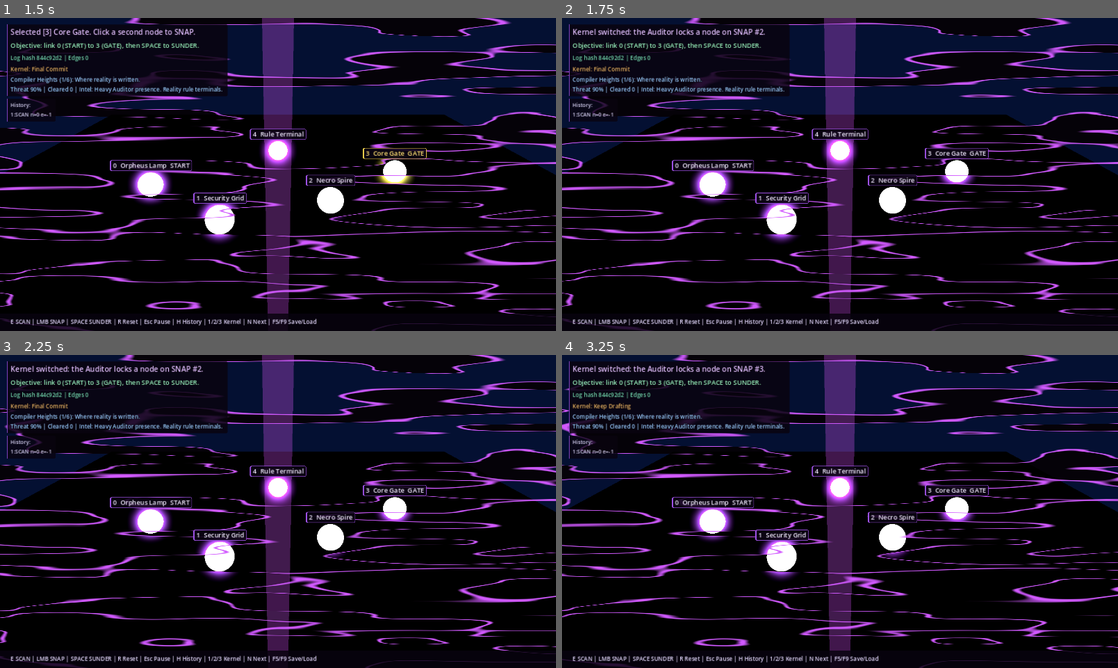
Above: before the commit, frames 1-4 (two rows, left to right).
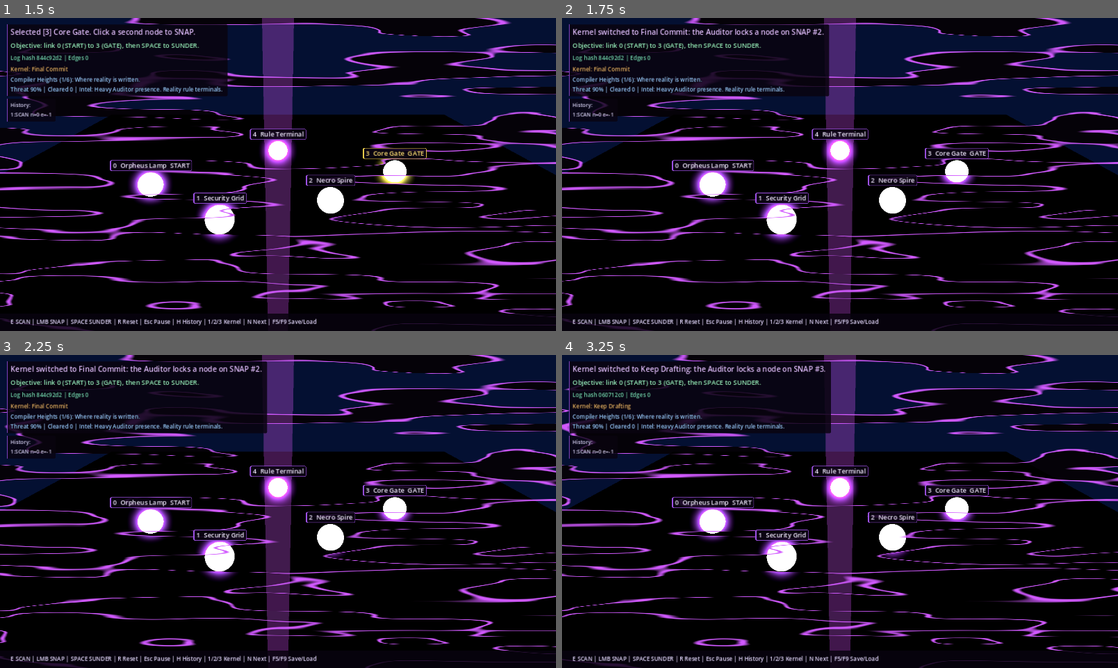
Above: after the commit, the same moments.

Repository: beyond-repair/Project-Cold-Boot
Game: Godot game, scene res://scenes/main_menu/MainMenu.tscn
Same seed, same stepped clock (60 frames per second), same inputs: the game is played once before the commit and once after it.
Inputs (mouse positions are in pixels of both pictures, inside the frame that each line leads up to):
- Up to frame 1 (1.5 s): click "ENTER THE MANUSCRIPT" at 0.5 s; tap E (scan) at 1.25 s; move the mouse to (400, 158) at 1.27 s; hold E (scan) from 1.28 s (still down); click (400, 158) at 1.42 s
- Up to frame 2 (1.75 s): keep holding E (scan); tap 1 at 1.55 s
- Up to frame 3 (2.25 s): move the mouse to (166, 527) at 2.02 s; release E (scan) at 2.03 s; tap 1 at 2.1 s; click (166, 527) at 2.17 s
- Up to frame 4 (3.25 s): tap 2 at 2.3, 2.85 s; move the mouse to (895, 442) at 2.77 s; click (895, 442) at 2.92 s; tap 3 at 3.05 s

Frame 1 is identical in both runs. In frame 2, 1.8% of the frame differs, in the area x 12-49%, y 2-26%; in frame 3, 1.8%; in frame 4, 2.0%, in the area x 6-49%, y 2-26%.

Commit message:
Fix kernel message, stale hash on kernel switch, pause gating, F9 SNAP count
- Kernel switch names the kernel and the SNAP that will actually lock in this
  district (threshold or next SNAP), or says the Auditor already locked.
- Kernel switch refreshes the log hash (the kernel is part of it), so F5/F9
  round-trips show the same hash.
- 1/2/3 and N are ignored while paused.
- F5 saves snap_count; F9 restores it, so the Auditor's timing survives a
  Null Walker edge removal across save/load.
- play_driver: kernel checks (1/2/3, promised lock, selection clear, F5/F9,
  pause gating, R keeps kernel, Force Revert in district 5 across F9).
  315/315 headless, Forward+ (lavapipe) and GL compatibility.

Diff:
--- a/godot/scripts/vertical_slice/VerticalSlice.gd
+++ b/godot/scripts/vertical_slice/VerticalSlice.gd
@@ -73,7 +73,7 @@
 	GameState.validation_failed.connect(func(r): _update_ui("Reject: %s" % r))
 	GameState.demo_won.connect(_on_win)
 	GameState.room_changed.connect(_on_room_changed)
-	GameState.kernel_changed.connect(func(_n): _update_kernel_ui(); _clear_selection(); _update_ui("Kernel switched: the Auditor locks a node on SNAP #%d." % (GameState.get_auditor_lock_threshold() + 1)))
+	GameState.kernel_changed.connect(_on_kernel_changed)
 	GameState.null_walker_stirred.connect(func(m): _update_ui(m))
 	GameState.rollback_tick.connect(_on_rollback_tick)
 	win_panel.visible = false
@@ -179,6 +179,9 @@
 		get_tree().paused = paused
 		return
 	if event is InputEventKey and event.pressed:
+		# Pause gates the gameplay keys too (kernel, next district).
+		if paused and event.keycode in [KEY_1, KEY_2, KEY_3, KEY_N]:
+			return
 		match event.keycode:
 			KEY_H:
 				show_history = not show_history
@@ -236,7 +239,7 @@
 		_try_select_node(event.position)
 
 func _save_run() -> void:
-	var data := {"current_room": GameState.current_room, "curre …(388 unchanged characters)… lker_fired": GameState.null_walker_fired}
+	var data := {"current_room": GameState.current_room, "curre …(388 unchanged characters)… lker_fired": GameState.null_walker_fired, "snap_count": GameState.snap_count}
 	for n in GameState.nodes:
 		if n.locked: data.nodes_locked.append(n.id)
 	var file := FileAccess.open(SAVE_PATH, FileAccess.WRITE)
@@ -280,7 +283,9 @@
 	GameState.room_step = maxi(int(data.get("room_step", max_step)), max_step)
 	GameState.frame_id = maxi(int(data.get("frame_id", GameState.room_step)), GameState.room_step)
 	GameState.null_walker_fired = bool(data.get("null_walker_fired", false))
-	GameState.snap_count = edges.size()
+	# The Auditor's lock threshold counts SNAPs, not edges (the Null Walker
+	# removes an edge but not the SNAP).
+	GameState.snap_count = maxi(int(data.get("snap_count", edges.size())), edges.size())
 	GameState.last_path_nodes = []
 	for id in data.get("last_path", []):
 		GameState.last_path_nodes.append(int(id))
@@ -409,6 +414,22 @@
 ## but edges it already has stay and still count for the 0 → 3 path.
 func _lock_text(id: int) -> String:
 	return "AUDITOR locked node %d: no new SNAPs to it (its links still count)." % id
+
+## Kernels only move the Auditor's lock (one per district) and its target.
+func _on_kernel_changed(kernel_name: String) -> void:
+	_update_kernel_ui()
+	_clear_selection()
+	# The kernel is part of the log hash: refresh it so the HUD (and F5 / F9)
+	# shows the hash of the state on screen.
+	GameState.refresh_hash()
+	_update_hash_ui()
+	if GameState.gate_is_open:
+		_update_ui("Kernel switched to %s." % kernel_name)
+	elif GameState.auditor_active:
+		_update_ui("Kernel switched to %s: the Auditor has already locked a node here." % kernel_name)
+	else:
+		var n := maxi(GameState.get_auditor_lock_threshold(), GameState.snap_count) + 1
+		_update_ui("Kernel switched to %s: the Auditor locks a node on SNAP #%d." % [kernel_name, n])
 
 func _on_auditor() -> void:
 	auditor_mesh.visible = true
--- a/godot/tools/play_driver.gd
+++ b/godot/tools/play_driver.gd
@@ -10,6 +10,9 @@
 ## steps in order per district, the HUD backing, translucent capsules kept off
 ## the board, spheres over the seam, beams clear of other spheres, tags off
 ## beams, and nothing over the PAUSED panel.
+## Kernel pass adds keys 1 / 2 / 3: status, HUD line, selection clearing, the
+## promised Auditor lock, F5/F9 of the kernel, pause gating, and district 1
+## clearing under each kernel (plus Force Revert in district 5 across F9).
 ## Run windowed (screenshots) or headless:
 ##   godot --path godot -s res://tools/play_driver.gd -- [--shots=/tmp/dir]
 ## Exit 0 = every check passed.
@@ -254,6 +257,129 @@
 	ok(status().begins_with("Path incomplete.") and not gs.gate_is_open, "%s: broken path reads 'Path incomplete.'" % label)
 	await clear_room([0, 5, 3], label + " reroute via 5")
 
+## Keys 1 / 2 / 3 call GameState.set_kernel. A kernel changes only when the
+## Auditor locks (get_auditor_lock_threshold: it locks on SNAP #2 / #3 / #4,
+## one SNAP earlier at threat >= 85%, never before #2) and how it scores the
+## target; the kernel is also mixed into the log hash. Compiler Heights
+## (threat 90%): Final Commit #2, Force Revert #2, Keep Drafting #3.
+const KERNELS := [[KEY_1, 0, "Final Commit"], [KEY_2, 1, "Force Revert"], [KEY_3, 2, "Keep Drafting"]]
+const D1_LOCK_SNAP := {0: 2, 1: 2, 2: 3}
+
+func press_kernel(k: Array, label: String) -> void:
+	await key(k[0])
+	ok(gs.current_kernel == k[1] and gs.get_kernel_name() == k[2], "%s: key %d sets kernel %s (got %s)" % [label, k[1] + 1, k[2], gs.get_kernel_name()])
+	ok(vs.kernel_label.text == "Kernel: %s" % k[2], "%s: HUD kernel line reads 'Kernel: %s' ('%s')" % [label, k[2], vs.kernel_label.text])
+
+## The SNAP number the kernel message promises, or -1.
+func promised_snap() -> int:
+	var m := RegEx.create_from_string("locks a node on SNAP #(\\d+)").search(status())
+	return int(m.get_string(1)) if m else -1
+
+func sphere_amber(id: int) -> bool:
+	for c in vs.node_container.get_children():
+		if c.is_queued_for_deletion() or c.position.distance_to(vs.vis_pos(id)) > 0.01:
+			continue
+		var mat: StandardMaterial3D = c.material_override
+		return mat.emission_enabled and mat.emission.is_equal_approx(Color(1.0, 0.85, 0.3))
+	return false
+
+## Clear the current district with a direct 0 -> 3 SNAP, then N.
+func quick_clear(label: String) -> void:
+	if not gs.scanned:
+		await key(KEY_E)
+	await snap_pair(0, 3, label)
+	await key(KEY_SPACE)
+	ok(gs.gate_is_open, "%s: direct 0 → 3 clears under %s" % [label, gs.get_kernel_name()])
+	await key(KEY_N)
+
+func kernel_checks() -> void:
+	print("--- kernel switch (1 / 2 / 3) ---")
+	for k in KERNELS:
+		var label: String = "kernel %s room 1" % k[2]
+		var before: int = gs.current_kernel
+		await key(KEY_R)
+		ok(gs.current_room == 1 and gs.current_kernel == before and vs.kernel_label.text == "Kernel: %s" % gs.get_kernel_name(), "%s: R keeps the kernel and the HUD agrees ('%s')" % [label, vs.kernel_label.text])
+		await press_kernel(k, label)
+		var exp: int = D1_LOCK_SNAP[int(k[1])]
+		ok(status().begins_with("Kernel switched") and promised_snap() == exp, "%s: status promises the lock on SNAP #%d ('%s')" % [label, exp, status()])
+		check_hud(label + " switched")
+		await key(KEY_E)
+		await click_node(0)
+		ok(vs.selected_node == 0 and sphere_amber(0), "%s: node 0 selected (amber)" % label)
+		await key(k[0])
+		ok(vs.selected_node == -1 and not sphere_amber(0), "%s: kernel key clears a pending selection" % label)
+		ok(gs.edges.is_empty(), "%s: kernel key with a pending selection makes no SNAP" % label)
+		await snap_pair(0, 1, label)
+		ok(not gs.auditor_active, "%s: no Auditor lock on SNAP #1" % label)
+		await snap_pair(1, 3, label)
+		if exp == 2:
+			ok(gs.auditor_active and gs.nodes[1].locked and status().contains("AUDITOR locked node 1"), "%s: Auditor locks node 1 on SNAP #2, as promised ('%s')" % [label, status()])
+		else:
+			ok(not gs.auditor_active and not status().contains("AUDITOR"), "%s: no Auditor lock on SNAP #2, as promised ('%s')" % [label, status()])
+		if k[1] == 0:
+			# Auditor already locked this district: there is no further lock.
+			await key(KEY_2)
+			ok(promised_snap() == -1, "kernel switch after the Auditor locked does not promise another lock ('%s')" % status())
+			await key(KEY_1)
+		if k[1] == 2:
+			# Two SNAPs made, no lock yet: switching to Final Commit locks on the
+			# next SNAP (#3), not SNAP #2 which is already past.
+			await key(KEY_1)
+			ok(not gs.auditor_active and promised_snap() == gs.snap_count + 1, "kernel switch mid-district promises the next SNAP (#%d) ('%s')" % [gs.snap_count + 1, status()])
+			# F5 / F9 round trip of the kernel.
+			var saved_hash: String = vs.hash_label.text
+			await key(KEY_F5)
+			await key(KEY_R)
+			await key(KEY_2)
+			ok(gs.current_kernel == 1, "kernel F5/F9: Force Revert set before F9")
+			await key(KEY_F9)
+			ok(status().begins_with("Loaded.") and gs.current_kernel == 0 and vs.kernel_label.text == "Kernel: Final Commit", "kernel F5/F9: F9 restores the saved kernel (Final Commit) and the HUD ('%s' / '%s')" % [vs.kernel_label.text, status()])
+			ok(gs.current_room == 1 and gs.edges.size() == 2 and not gs.auditor_active and vs.selected_node == -1, "kernel F5/F9: board restored, no lock, no selection")
+			ok(vs.hash_label.text == saved_hash, "kernel F5/F9: log hash after F9 equals the one shown at F5 ('%s' vs '%s')" % [vs.hash_label.text, saved_hash])
+			await key(KEY_3)
+		await shot("kernel_%d_room1" % (k[1] + 1))
+		await key(KEY_SPACE)
+		ok(gs.gate_is_open and vs.win_panel.visible, "%s: district 1 clears with 0 → 1 → 3 under %s ('%s')" % [label, gs.get_kernel_name(), status()])
+		check_hud(label + " cleared")
+		await check_tags(label + " cleared")
+
+	# Pause gates gameplay keys: 1 / 2 / 3 (and N) must not act under PAUSED.
+	var k_before: int = gs.current_kernel
+	var st_before := status()
+	await key(KEY_ESCAPE)
+	await key(KEY_1)
+	ok(gs.current_kernel == k_before and status() == st_before, "kernel key while paused is ignored (kernel %s, status '%s')" % [gs.get_kernel_name(), status()])
+	var room_before: int = gs.current_room
+	await key(KEY_N)
+	ok(gs.current_room == room_before, "N while paused is ignored (room %d -> %d)" % [room_before, gs.current_room])
+	await key(KEY_ESCAPE)
+	ok(not paused, "unpaused after the paused-key checks")
+	if gs.gate_is_open:
+		await key(KEY_N)
+
+	# Force Revert in Dead Repository: the Null Walker strips 0 – 1 with no
+	# lock yet (threshold SNAP #3). F5 / F9 must keep the Auditor's timing.
+	await press_kernel(KERNELS[1], "kernel Force Revert")
+	while gs.current_room < 5:
+		await quick_clear("kernel Force Revert room %d" % gs.current_room)
+	ok(gs.current_room == 5, "kernel Force Revert: reached room 5")
+	await key(KEY_E)
+	await snap_pair(0, 1, "kernel FR room 5")
+	await snap_pair(1, 3, "kernel FR room 5")
+	ok(gs.null_walker_fired and gs.null_walker_link == Vector2i(0, 1) and not gs.auditor_active, "kernel FR room 5: Null Walker took 0 – 1, no lock yet ('%s')" % status())
+	var count_before: int = gs.snap_count
+	await key(KEY_2)
+	ok(promised_snap() == count_before + 1, "kernel FR room 5: status promises the lock on the next SNAP #%d ('%s')" % [count_before + 1, status()])
+	await key(KEY_F5)
+	await key(KEY_R)
+	await key(KEY_F9)
+	ok(gs.current_room == 5 and gs.current_kernel == 1 and gs.snap_count == count_before, "kernel FR room 5: F9 restores the SNAP count the Auditor uses (%d, saved %d)" % [gs.snap_count, count_before])
+	await snap_pair(0, 1, "kernel FR room 5 after F9")
+	ok(gs.auditor_active, "kernel FR room 5: Auditor locks on that SNAP after F9, as without the save ('%s')" % status())
+	await key(KEY_SPACE)
+	ok(gs.gate_is_open, "kernel FR room 5: clears after F9 ('%s')" % status())
+	await shot("kernel_room5_fr")
+
 func _run() -> void:
 	print("=== Project Cold Boot play_driver (", DisplayServer.get_name(), ") ===")
 	gs = root.get_node("/root/GameState")
@@ -364,6 +490,8 @@
 	ok(gs.current_room == 1, "N after The Sink wraps to room 1")
 	ok(gs.rooms_completed >= 6, "rooms_completed counts all six (=%d)" % gs.rooms_completed)
 
+	await kernel_checks()
+
 	print("=== results: %d passed, %d failed ===" % [_pass, _fail.size()])
 	for f in _fail:
 		print("  FAILED: ", f)
